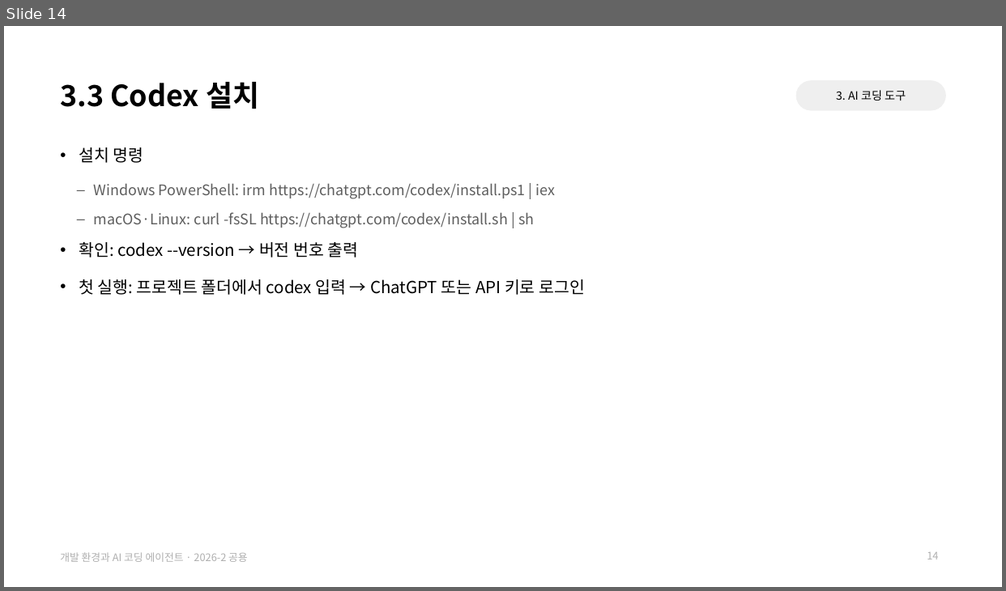
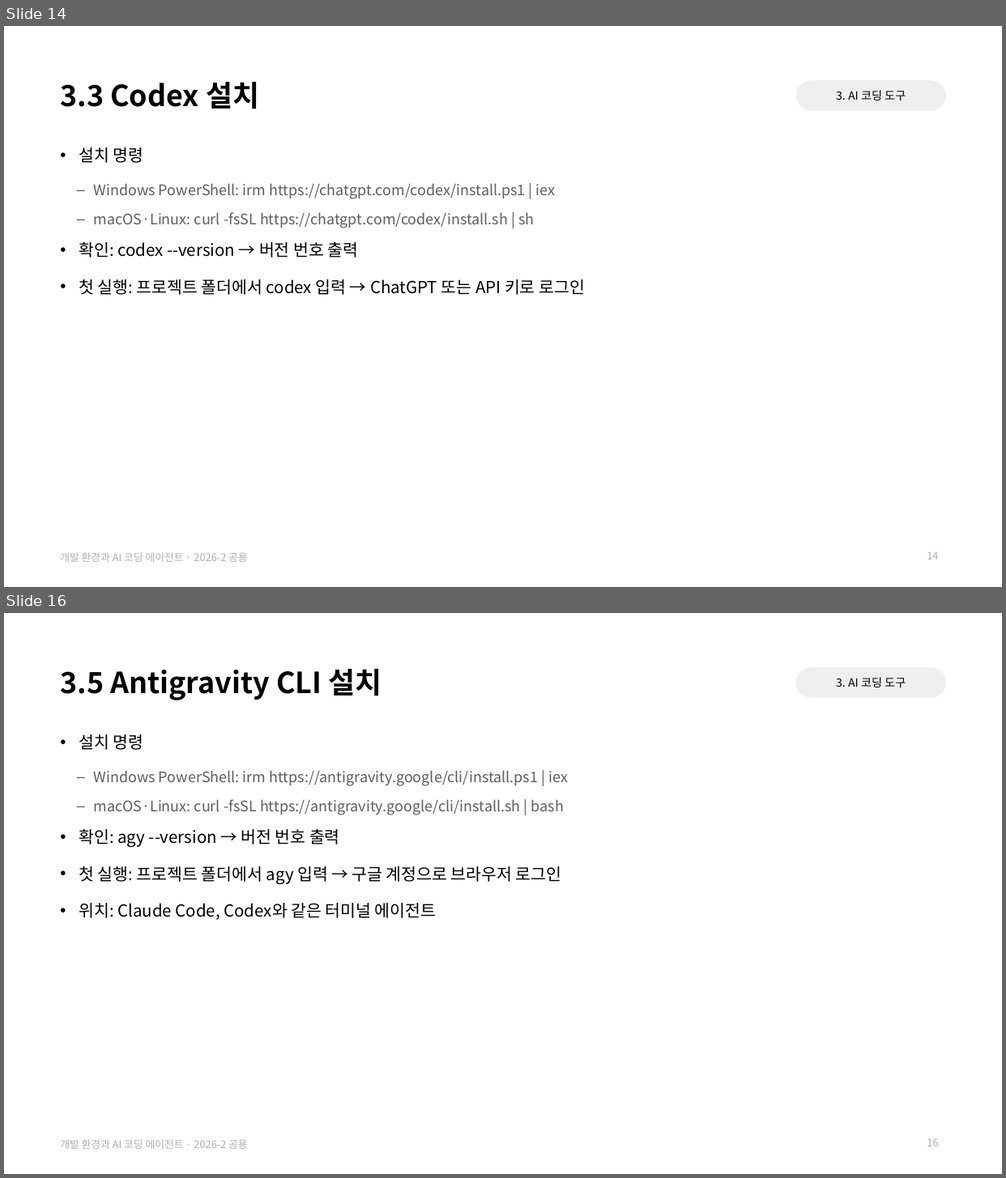
Before and after one commit to jihoyeo/ai-mobility, a slide deck: slides/common/dev_env.pptx. Shown one above the other, each under a label of ours: slide 14 before the commit, slides 14 and 16 after it; the slides between them are not shown. The pictures are 1006x591 and 1006x1178 pixels, drawn with LibreOffice and Linux fonts; fonts in the diff are those of the drawing. Boxes give left, top, right and bottom in pixels: in the first picture for what was removed or moved away, otherwise in the second. Text is boxed around its words. In the diff, an @@ line names an element or a change of style, - is before the commit and + after.

```diff
--- a/slides/common/dev_env.pptx
+++ b/slides/common/dev_env.pptx
@@ slide 16 added at (4,613,1002,1174), background #FFFFFF; not listed: 1 template element that a slide beside it also shows @@
@@ title added at (60,669,381,700), 28 pt, text #000000, bold @@
+3.5 Antigravity CLI 설치
@@ text added at (796,667,946,697), fill #EFEFEF, 11 pt, text #000000 @@
+3. AI 코딩 도구
@@ text added at (79,735,568,920), 14 pt, text #5E5E5E @@
+• 설치 명령
+  – Windows PowerShell: irm https://antigravity.google/cli/install.ps1 | iex
+  – macOS·Linux: curl -fsSL https://antigravity.google/cli/install.sh | bash
+• 확인: agy --version → 버전 번호 출력
+• 첫 실행: 프로젝트 폴더에서 agy 입력 → 구글 계정으로 브라우저 로그인
+• 위치: Claude Code, Codex와 같은 터미널 에이전트
@@ page number added at (927,1139,938,1147), 10 pt, text #AFAFAF @@
+16
```
Also in this commit, not shown: 16 slides changed, 1 slide removed, 2 other files.
